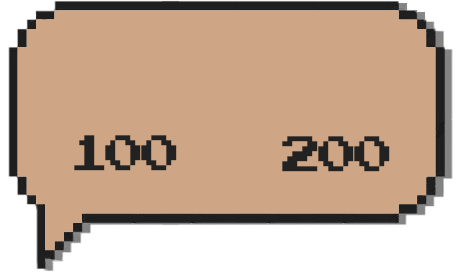
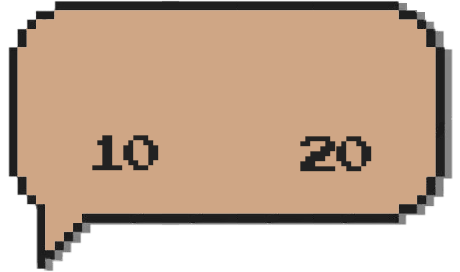
Comparing the layer stacks of the two 460px x 272px images. Changes:
renamed "200" to "20", painted on it over [282, 136, 390, 172]
renamed "100" to "10", painted on it over [74, 135, 177, 171]
